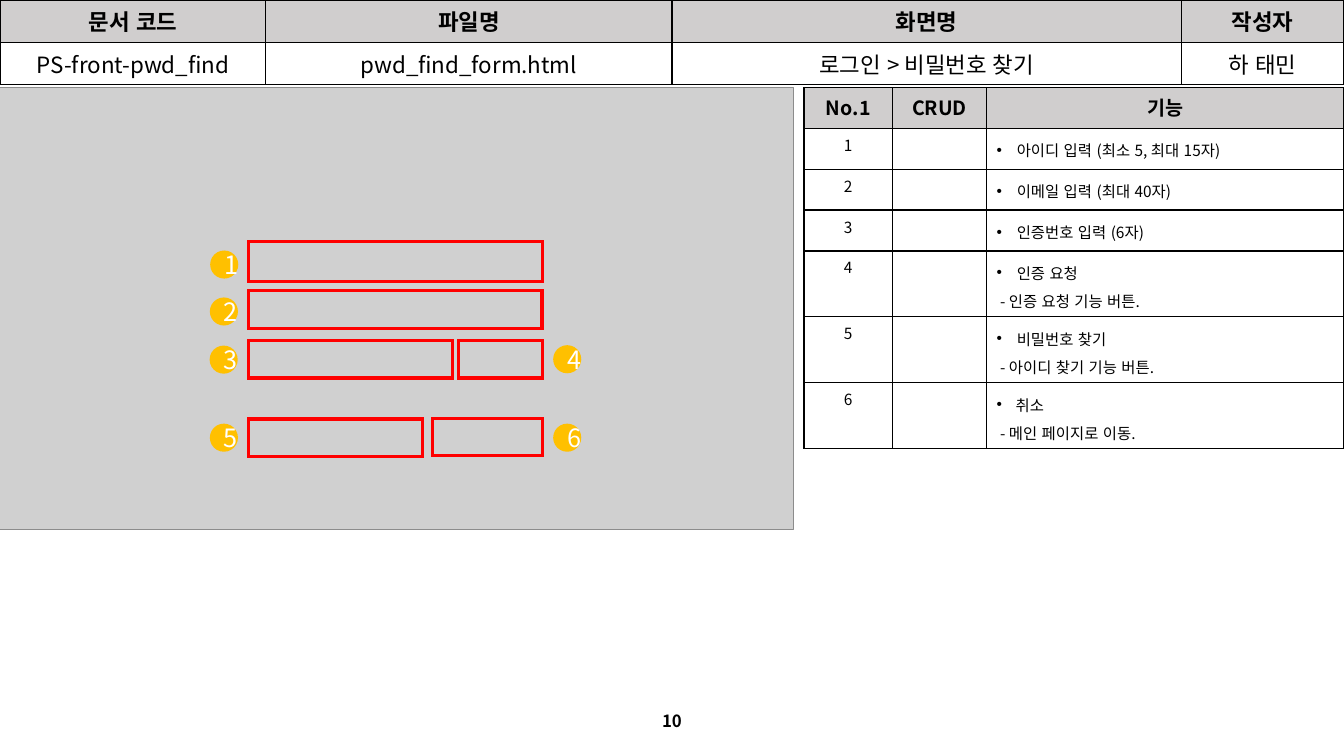
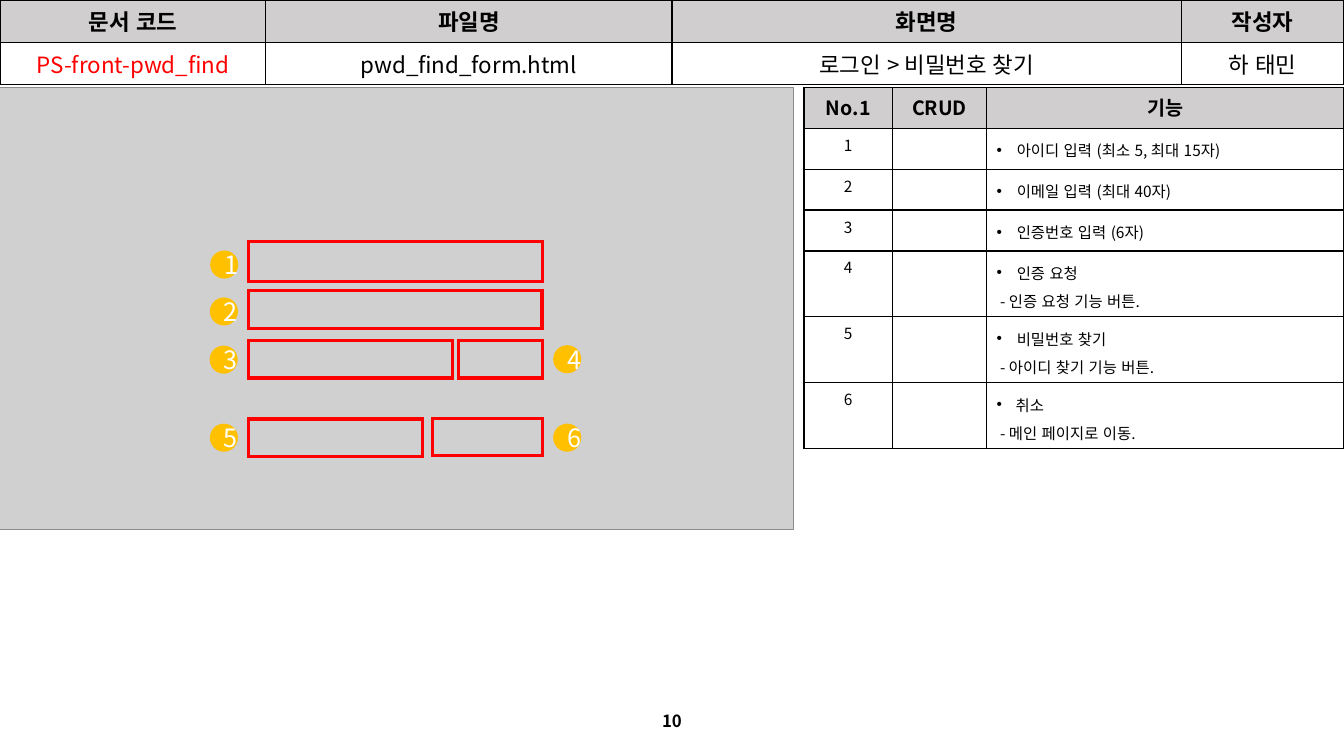
Before and after one commit to David-Ha-1217/Publisher_Portfolio, a slide deck: slide 10 of Documents/진행(변경)사항.pptx. Drawn at 1344x756 pixels with LibreOffice and Linux fonts; fonts in the diff are those of the drawing; grey boxes stand for pictures. Boxes give left, top, right and bottom in pixels: in the first picture for what was removed or moved away, otherwise in the second. Text is boxed around its words. In the diff, an @@ line names an element or a change of style, - is before the commit and + after.

```diff
--- a/Documents/진행(변경)사항.pptx
+++ b/Documents/진행(변경)사항.pptx
@@ table at (0, 0, 1344, 82) @@
@@ text colour #000000 to #FF0000 in "PS-front-pwd_find" @@
```
Also in this commit, not shown: 20 other slides changed, 19 other files.
